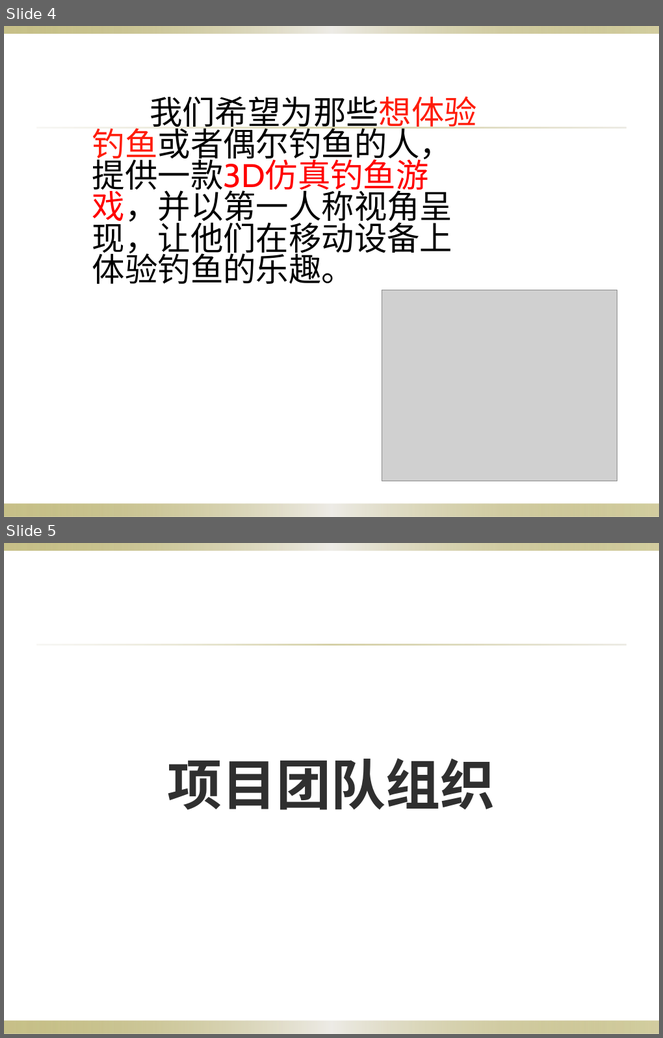
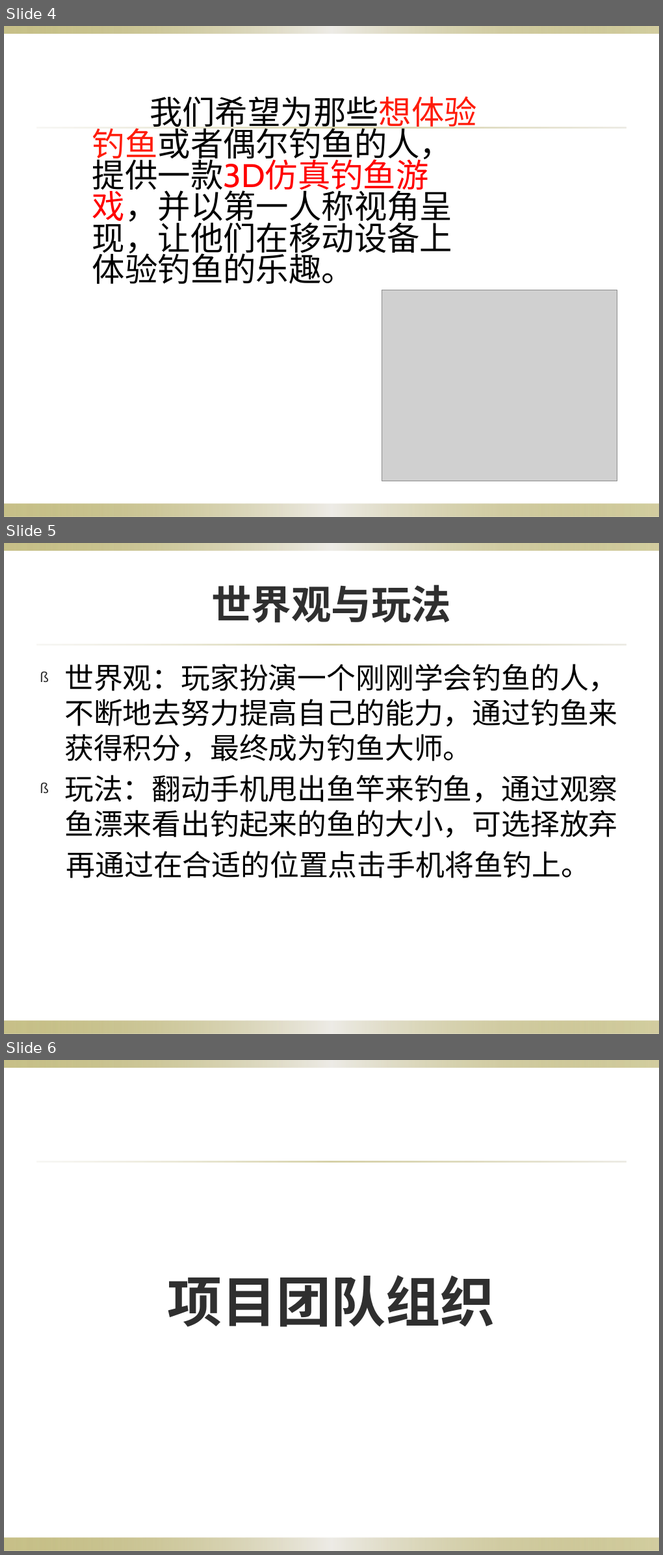
Before and after one commit to 3d-fishing/3D-app, a slide deck: 项目计划.pptx. Shown one above the other, each under a label of ours: slides 4 and 5 before the commit, slides 4, 5 and 6 after it. The pictures are 663x1038 and 663x1555 pixels, drawn with LibreOffice and Linux fonts; fonts in the diff are those of the drawing; grey boxes stand for pictures; background and template pictures are left out. Boxes give left, top, right and bottom in pixels: in the first picture for what was removed or moved away, otherwise in the second. Text is boxed around its words. In the diff, an @@ line names an element or a change of style, - is before the commit and + after.

```diff
--- a/项目计划.pptx
+++ b/项目计划.pptx
@@ slide 5 added at (4,543,659,1034), background picture (left out); not listed: 3 template elements that a slide beside it also shows @@
@@ title added at (211,585,452,623), 44 pt, text #2F2F2F, bold @@
+世界观与玩法
@@ text added at (64,664,618,878), 32 pt, text #000000 @@
+ß 世界观：玩家扮演一个刚刚学会钓鱼的人，不断地去努力提高自己的能力，通过钓鱼来获得积分，最终成为钓鱼大师。
+ß 玩法：翻动手机甩出鱼竿来钓鱼，通过观察鱼漂来看出钓起来的鱼的大小，可选择放弃
+再通过在合适的位置点击手机将鱼钓上。
@@ what was slide 5 is now slide 6 @@
```
Also in this commit, not shown: 7 slides changed, 2 other slides added, 1 slide removed, 1 other file.
